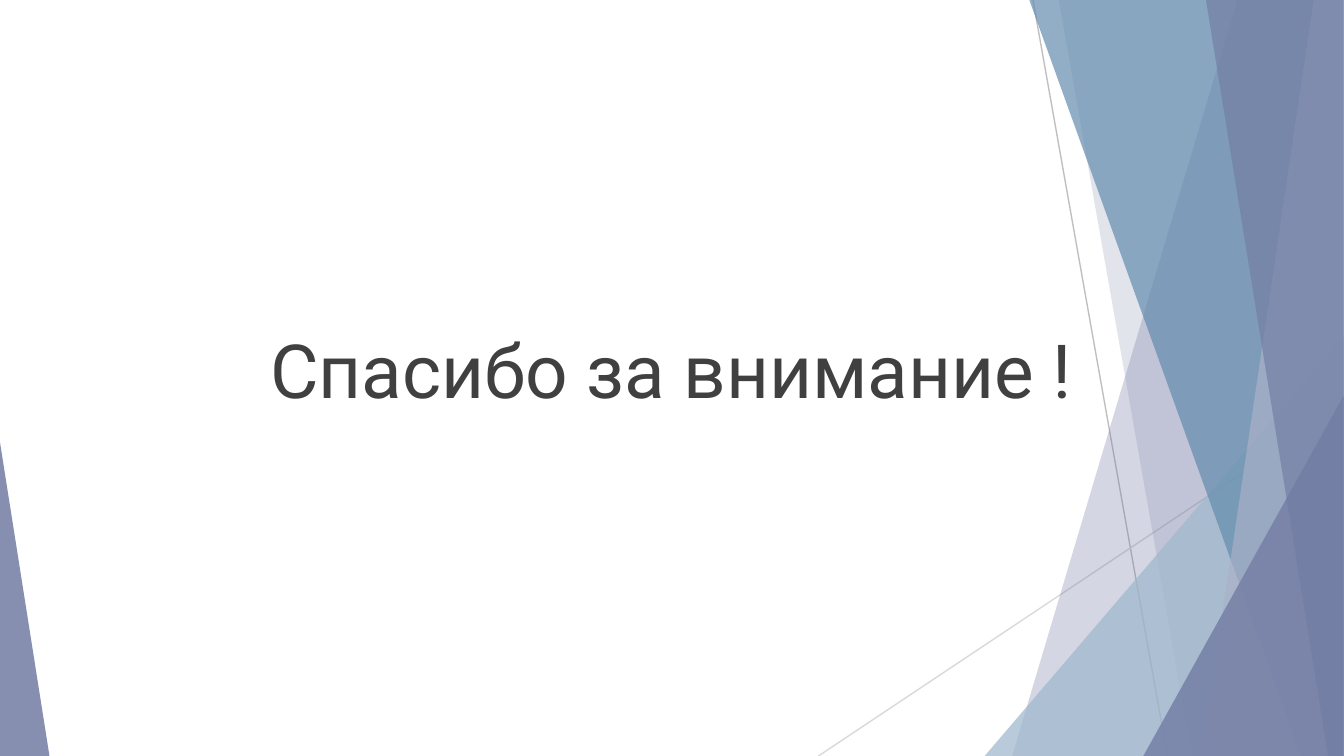
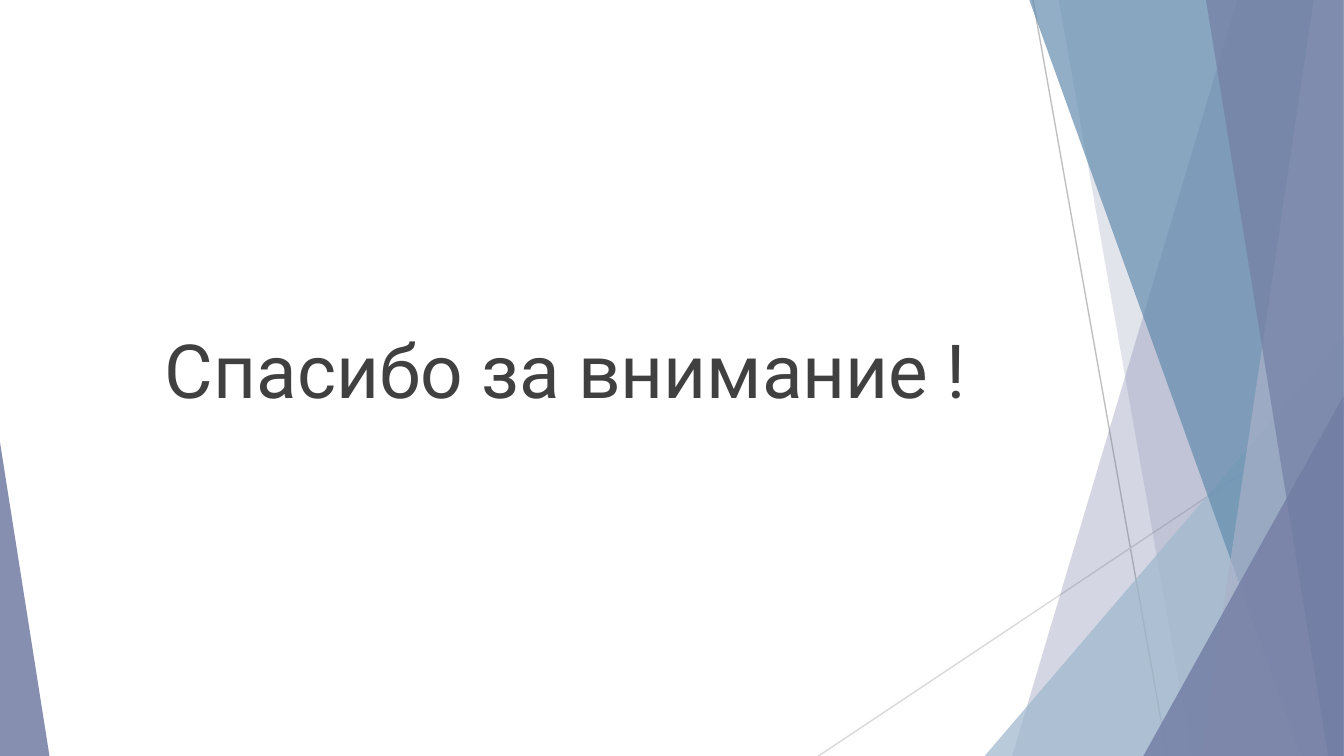
Before and after one commit to NG-Studio-Development/Dissertation, a slide deck: slide 25 of Диссертация/Презентация/Акимов Николай.pptx (slide 24 before the commit). Drawn at 1344x756 pixels with LibreOffice and Linux fonts; fonts in the diff are those of the drawing. Boxes give left, top, right and bottom in pixels: in the first picture for what was removed or moved away, otherwise in the second. Text is boxed around its words. In the diff, an @@ line names an element or a change of style, - is before the commit and + after.

```diff
--- a/Диссертация/Презентация/Акимов Николай.pptx
+++ b/Диссертация/Презентация/Акимов Николай.pptx
@@ text "Спасибо за внимание !": place and size @@
-text "Спасибо за внимание !" at <box>270,341,1034,399</box>
+text "Спасибо за внимание !" at <box>165,341,928,399</box>
```
Also in this commit, not shown: 11 other slides changed, 11 slides added, 10 slides removed, 11 other files.
